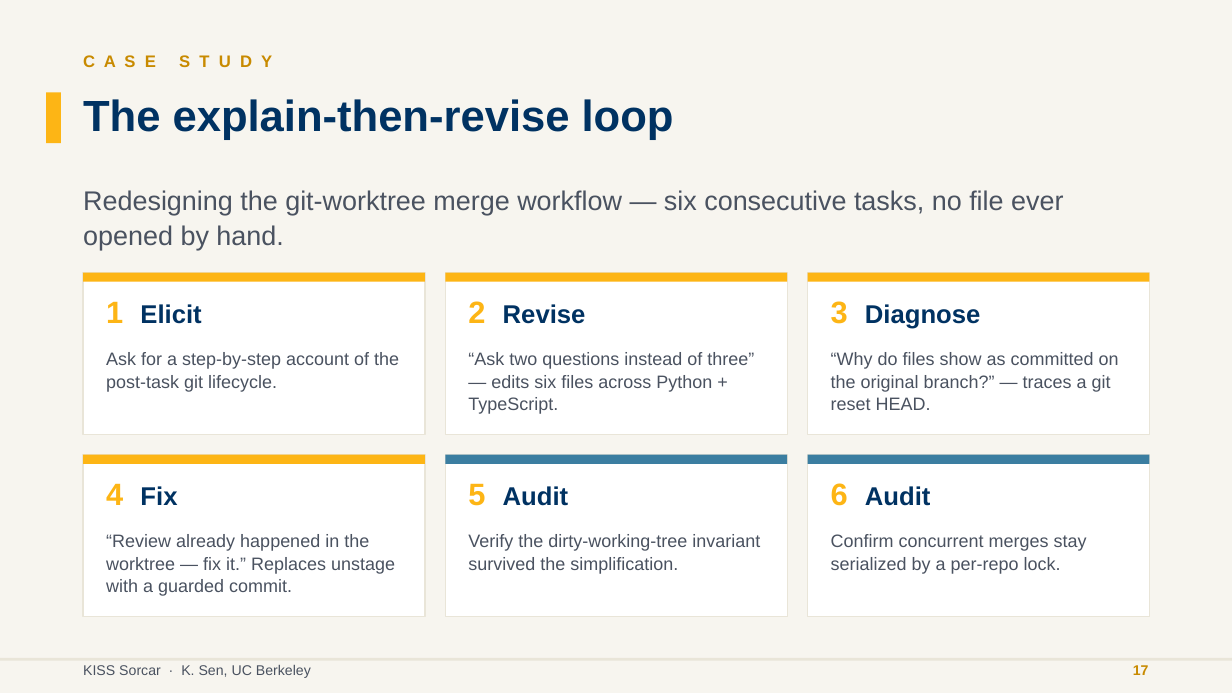
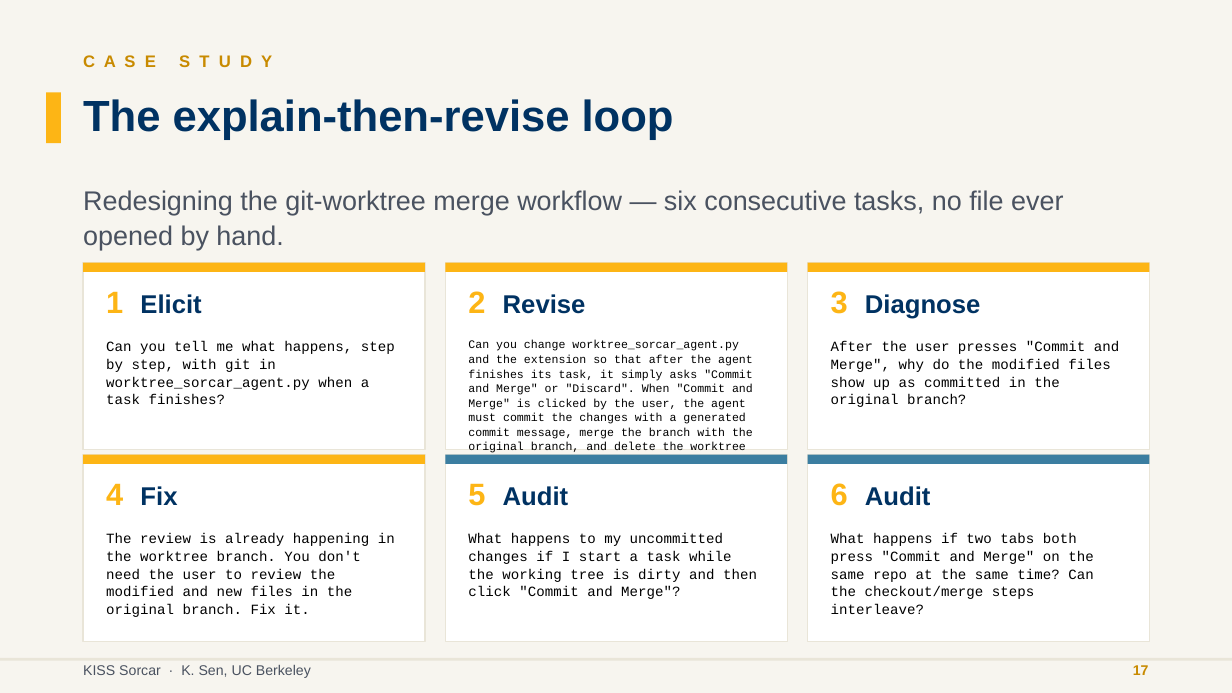
Before and after one commit to ksenxx/kiss_ai, a slide deck: slide 17 of papers/sekisssorcar/se_kiss_sorcar_slides.pptx. Drawn at 1232x693 pixels with LibreOffice and Linux fonts; fonts in the diff are those of the drawing. Boxes give left, top, right and bottom in pixels: in the first picture for what was removed or moved away, otherwise in the second. Text is boxed around its words. In the diff, an @@ line names an element or a change of style, - is before the commit and + after.

Commit message:
docs: add user prompts to slide 17 in se_kiss_sorcar presentation
User prompt:
can you expand slide number 17 in PWD/papers/sekisssorcar/se_kiss_sorcar_slides.pptx with the actual prompts given by the user.

```diff
--- a/papers/sekisssorcar/se_kiss_sorcar_slides.pptx
+++ b/papers/sekisssorcar/se_kiss_sorcar_slides.pptx
@@ rectangle: place and size @@
-rectangle at (83, 273, 425, 434)
+rectangle at (83, 262, 425, 449)
@@ rectangle: place and size @@
-rectangle at (445, 273, 787, 434)
+rectangle at (445, 262, 787, 449)
@@ 3 texts, 3 rectangles: place and size @@
-3 texts, 3 rectangles at (83, 273, 1150, 329)
+3 texts, 3 rectangles at (83, 262, 1150, 319)
@@ rectangle: place and size @@
-rectangle at (808, 273, 1150, 434)
+rectangle at (808, 262, 1150, 449)
@@ text at (106, 341, 395, 404): text changed; size 14 to 11 pt; font Arial to Courier New; text colour #4A5260 to #000000 @@
-Ask for a step-by-step account of the post-task git lifecycle.
+Can you tell me what happens, step by step, with git in worktree_sorcar_agent.py when a task finishes?
@@ text at (468, 340, 753, 506): text changed; size 14 to 9 pt; font Arial to Courier New; text colour #4A5260 to #000000 @@
-“Ask two questions instead of three” — edits six files across Python + TypeScript.
+Can you change worktree_sorcar_agent.py and the extension so that after the agent finishes its task, it simply asks "Commit and Merge" or "Discard". When "Commit and Merge" is clicked by the user, the agent must commit the changes with a generated commit message, merge the branch with the original branch, and delete the worktree and the branch associated with the worktree. If the user clicks "discard", it must delete the worktree and the branch, and checkout the original branch.
@@ text at (831, 341, 1119, 407): text changed; size 14 to 11 pt; font Arial to Courier New; text colour #4A5260 to #000000 @@
-“Why do files show as committed on the original branch?” — traces a git reset HEAD.
+After the user presses "Commit and Merge", why do the modified files show up as committed in the original branch?
@@ rectangle: place and size @@
-rectangle at (83, 455, 425, 616)
+rectangle at (83, 455, 425, 641)
@@ rectangle: place and size @@
-rectangle at (445, 455, 787, 616)
+rectangle at (445, 455, 787, 641)
@@ rectangle: place and size @@
-rectangle at (808, 455, 1150, 616)
+rectangle at (808, 455, 1150, 641)
@@ text at (106, 533, 395, 617): text changed; size 14 to 11 pt; font Arial to Courier New; text colour #4A5260 to #000000 @@
-“Review already happened in the worktree — fix it.” Replaces unstage with a guarded commit.
+The review is already happening in the worktree branch. You don't need the user to review the modified and new files in the original branch. Fix it.
@@ text at (468, 533, 757, 599): text changed; size 14 to 11 pt; font Arial to Courier New; text colour #4A5260 to #000000 @@
-Verify the dirty-working-tree invariant survived the simplification.
+What happens to my uncommitted changes if I start a task while the working tree is dirty and then click "Commit and Merge"?
@@ text at (831, 533, 1093, 614): text changed; size 14 to 11 pt; font Arial to Courier New; text colour #4A5260 to #000000 @@
-Confirm concurrent merges stay serialized by a per-repo lock.
+What happens if two tabs both press "Commit and Merge" on the same repo at the same time? Can the checkout/merge steps interleave?
```
